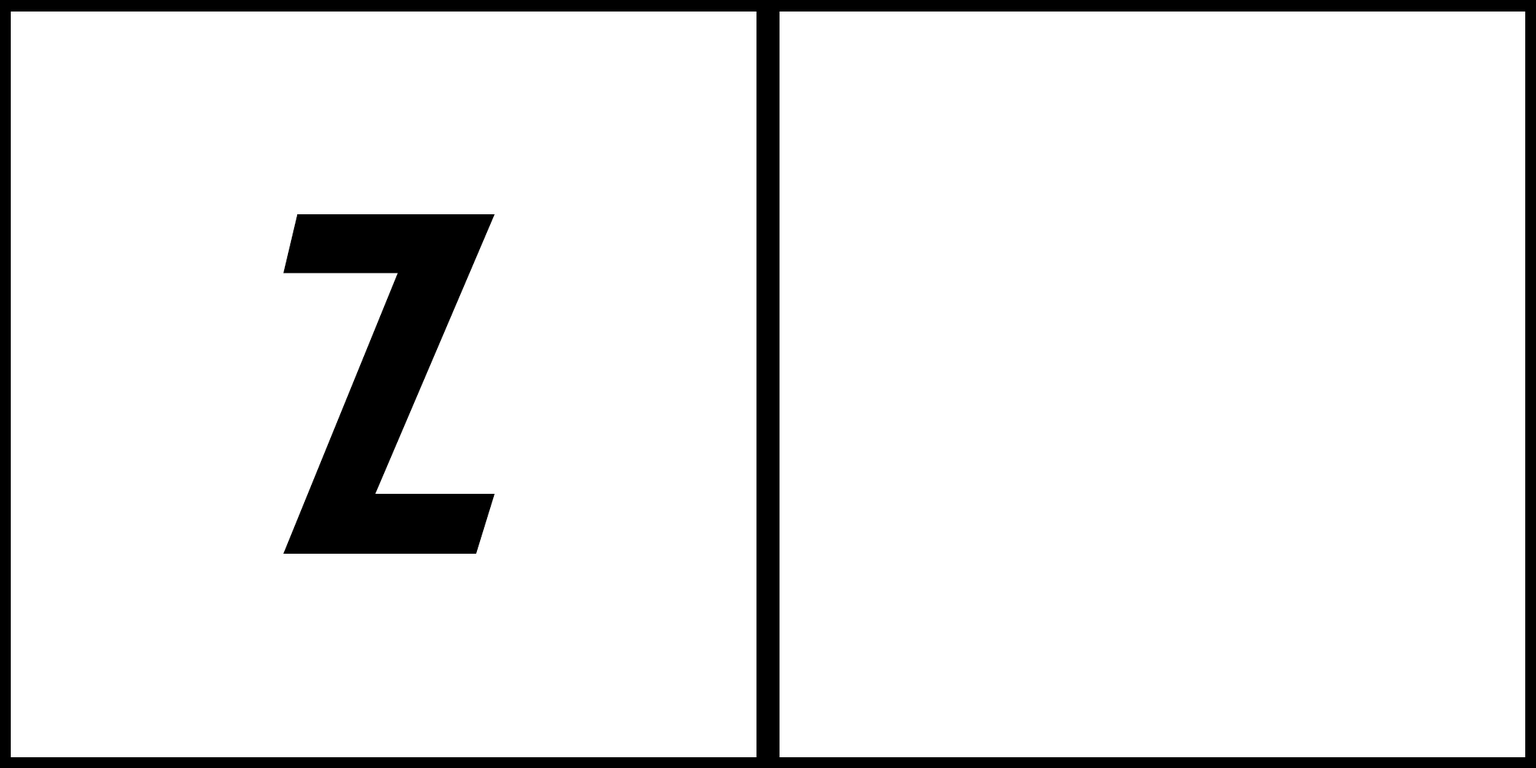
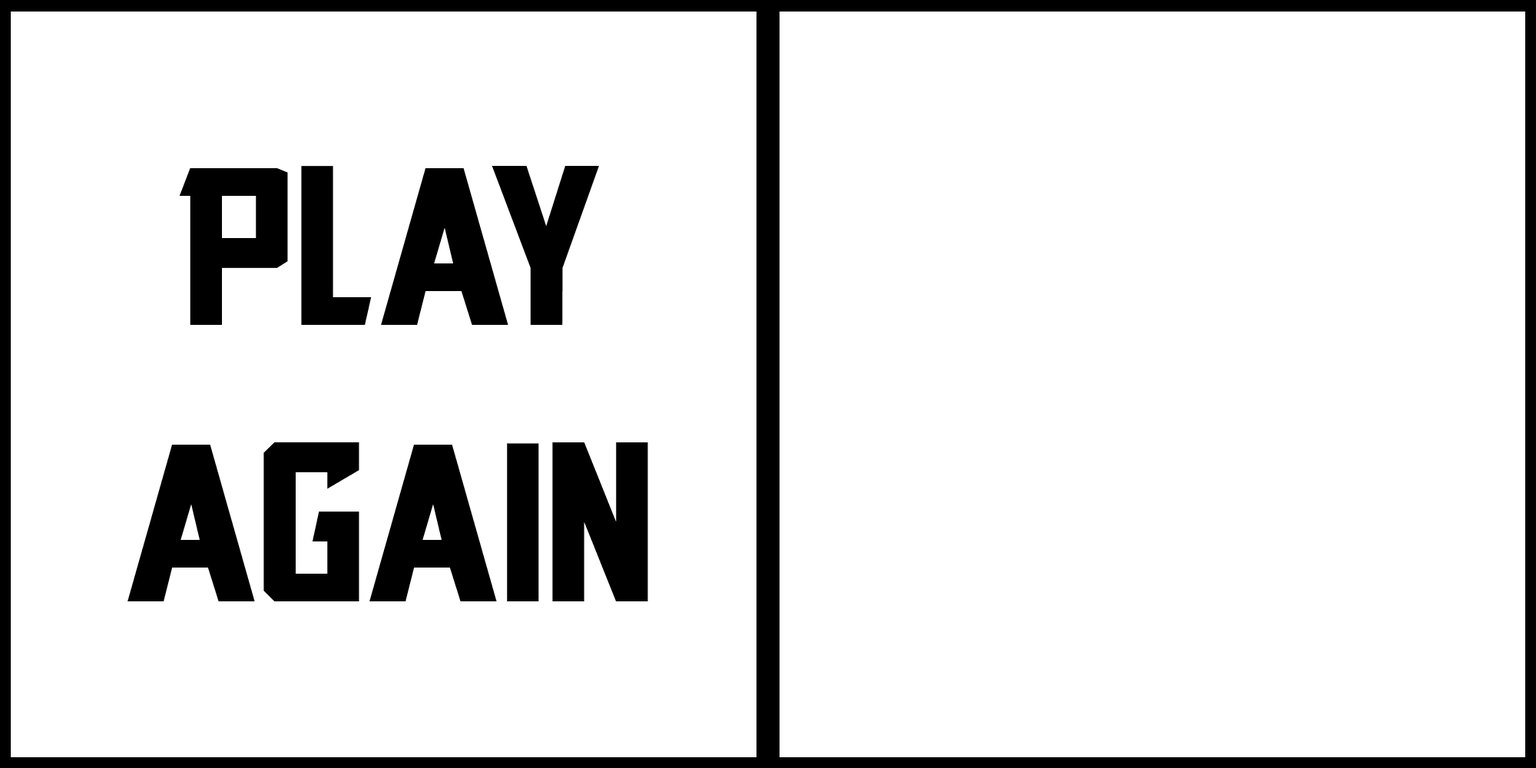
Before/after of a 1536 × 768 layered artwork. What changed in the layer stack:
renamed "Z" to "play again", painted on it over box(127, 165, 649, 602)
